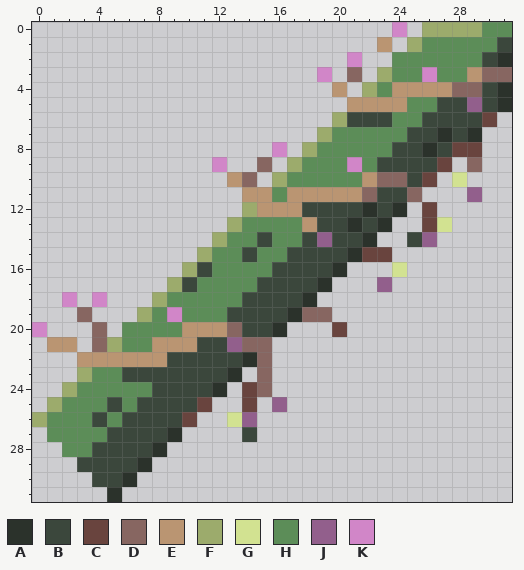
Pixel-art sprite, stored at herbal_sword.png. Above is the file before it was changed.
The file is 32x32 pixels.
Palette (. is transparent): A #2b322b  B #3b473c  C #69443e  D #876661  E #ba9572  F #9cab6c  G #d2e291  H #5c8d58  J #925f8c  K #d186c8
New version:
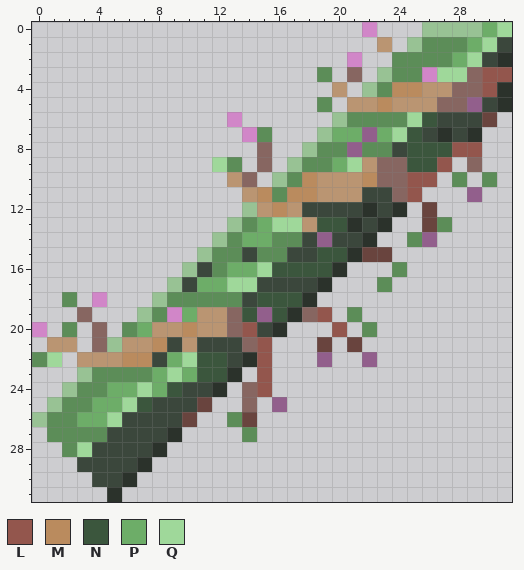
Colours new in this view: L #93564d  M #ba8b5e  N #3b563d  P #6dad68  Q #9fd89a
Edits made:
colour F: #9cab6c -> #98c294
y 0: x 22 . -> K; x 24 K -> .; x 30..31 HH -> PQ
y 1: x 29..30 HH -> PQ
y 2: x 28..29 HH -> PQ
y 3: x 19 K -> H; x 27..31 HHEDD -> QQDLL
y 4: x 24..25 EE -> MM; x 30 B -> L
y 5: x 19 . -> H; x 23 E -> M; x 25..28 HHBB -> EEDD
y 6: x 13 . -> K; x 21..23 BBB -> HHH; x 25..26 HB -> QN
y 7: x 14..15 .. -> KH; x 20..25 HHHHHB -> PPJPQN
y 8: x 15..16 .K -> D.; x 21 H -> J; x 25..29 BABCC -> NNNLL
y 9: x 12..13 K. -> QH; x 20..27 HKHBBBBC -> PQEDDNNL
y 10: x 18..22 HHHHE -> MEEEM; x 25..26 BC -> LL; x 28 G -> H; x 30 . -> H
y 11: x 15 E -> M; x 17..18 EE -> MM; x 22 D -> B; x 24..25 BD -> DL
y 12: x 16 E -> M
y 13: x 15..17 HHH -> PQQ; x 19..20 BB -> NN; x 27 G -> H
y 14: x 14..15 HB -> PP; x 25 B -> H
y 15: x 19..20 BB -> NN
y 16: x 13..19 HHHBBBB -> PPQNNNN; x 24 G -> H
y 17: x 11..14 HHHH -> PPQQ; x 23 J -> H
y 18: x 2 K -> H; x 15..17 BBB -> NNN
y 19: x 10..16 HHHBBBB -> PEEDNJN; x 19 D -> L; x 21 . -> H
y 20: x 2 . -> H; x 7..10 HHHE -> PEEM; x 14 B -> L; x 20 C -> L; x 22 . -> H
y 21: x 6..9 HHEE -> EEMB; x 13 J -> B; x 15 D -> L; x 19 . -> C; x 21 . -> C
y 22: x 0..1 .. -> HQ; x 6..12 EEEBBBB -> MMBPQNN; x 15 D -> L; x 19 . -> J; x 22 . -> J
y 23: x 6..12 BBBBBBB -> HHPQPNN; x 15 D -> L
y 24: x 5..9 HHHBB -> PPQPN; x 14..15 CD -> DL
y 25: x 4..7 HBHB -> PPQN; x 14 C -> D
y 26: x 3..5 HBH -> PPQ; x 13..14 GJ -> HC
y 27: x 14 B -> H
y 28: x 3 H -> Q
Changed places in both pictures, as pixel boxes (x1, y1, x2, y2):
changed: (32, 22, 512, 457)
